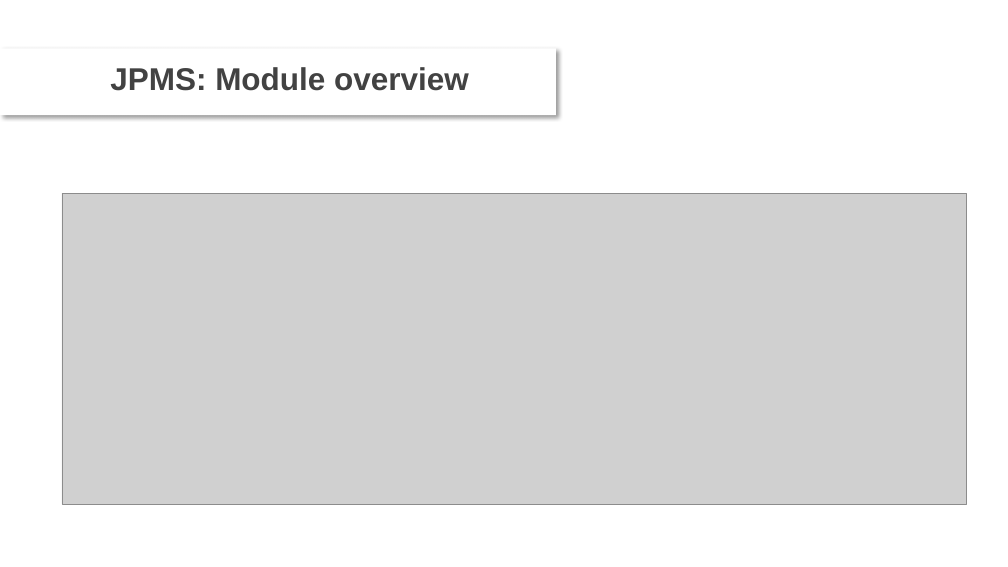
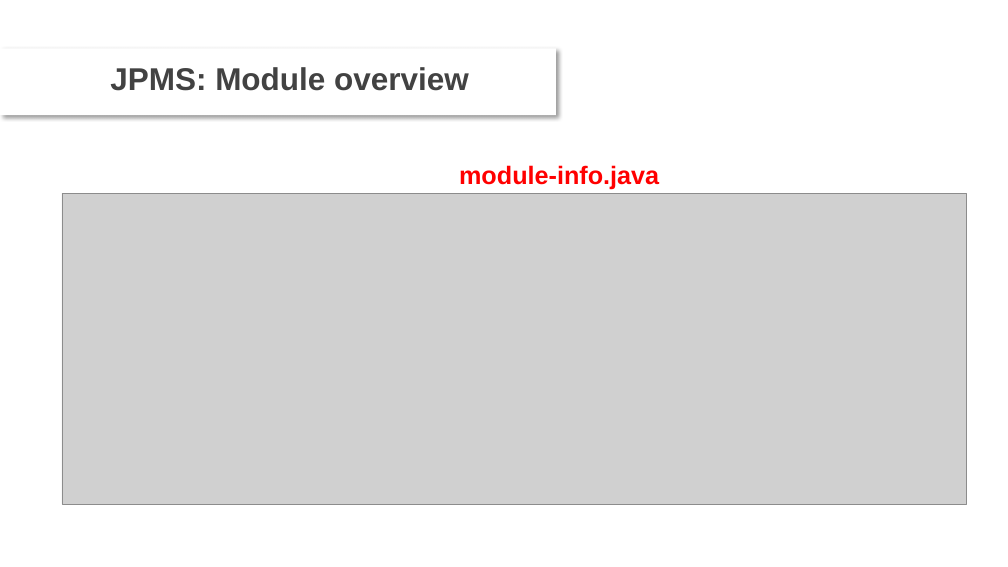
Before and after one commit to DevDay2019-AxonActive/DevDay2019---Advanced-Java, a slide deck: slide 5 of presentations/JPMS.pptx. Drawn at 1008x567 pixels with LibreOffice and Linux fonts; fonts in the diff are those of the drawing; grey boxes stand for pictures; background and template pictures are left out. Boxes give left, top, right and bottom in pixels: in the first picture for what was removed or moved away, otherwise in the second. Text is boxed around its words. In the diff, an @@ line names an element or a change of style, - is before the commit and + after.

```diff
--- a/presentations/JPMS.pptx
+++ b/presentations/JPMS.pptx
@@ text added at <box>459,165,659,190</box>, 24 pt, text #FF0000, bold @@
+module-info.java
```
Also in this commit, not shown: 1 other slide changed.
